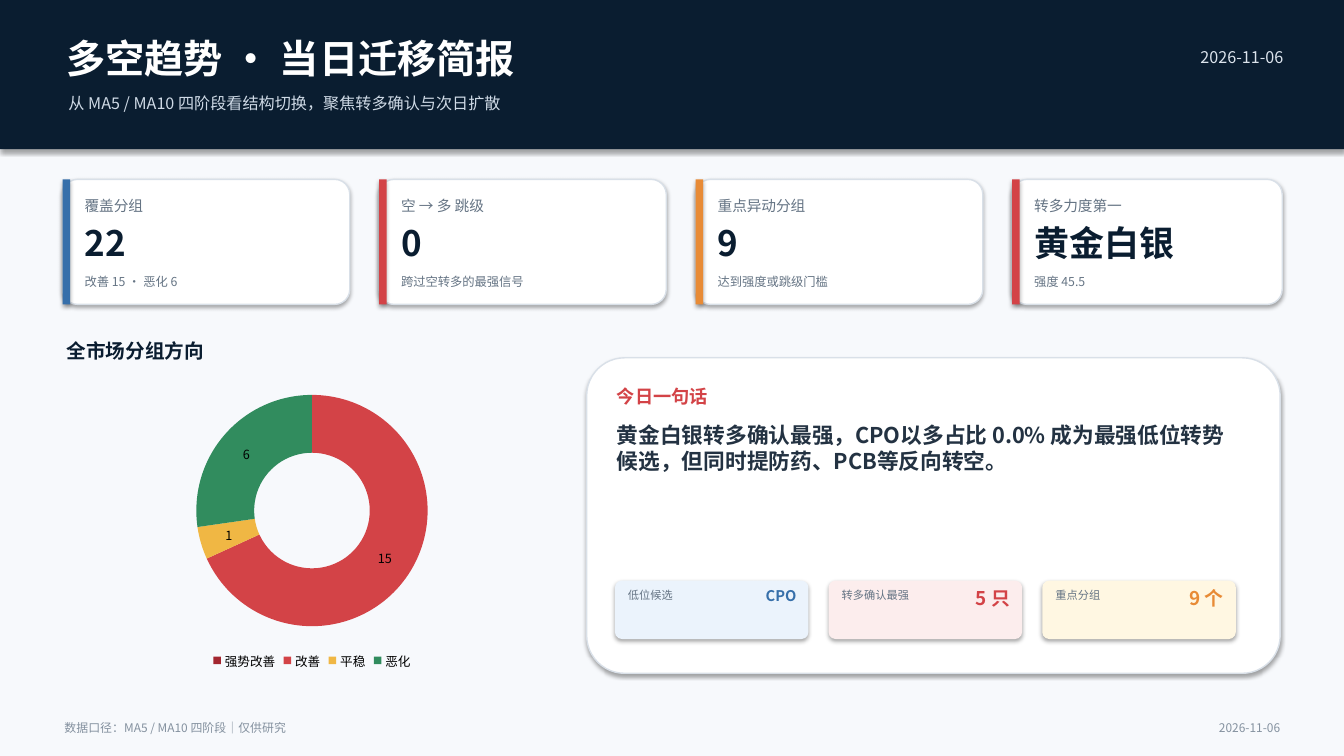
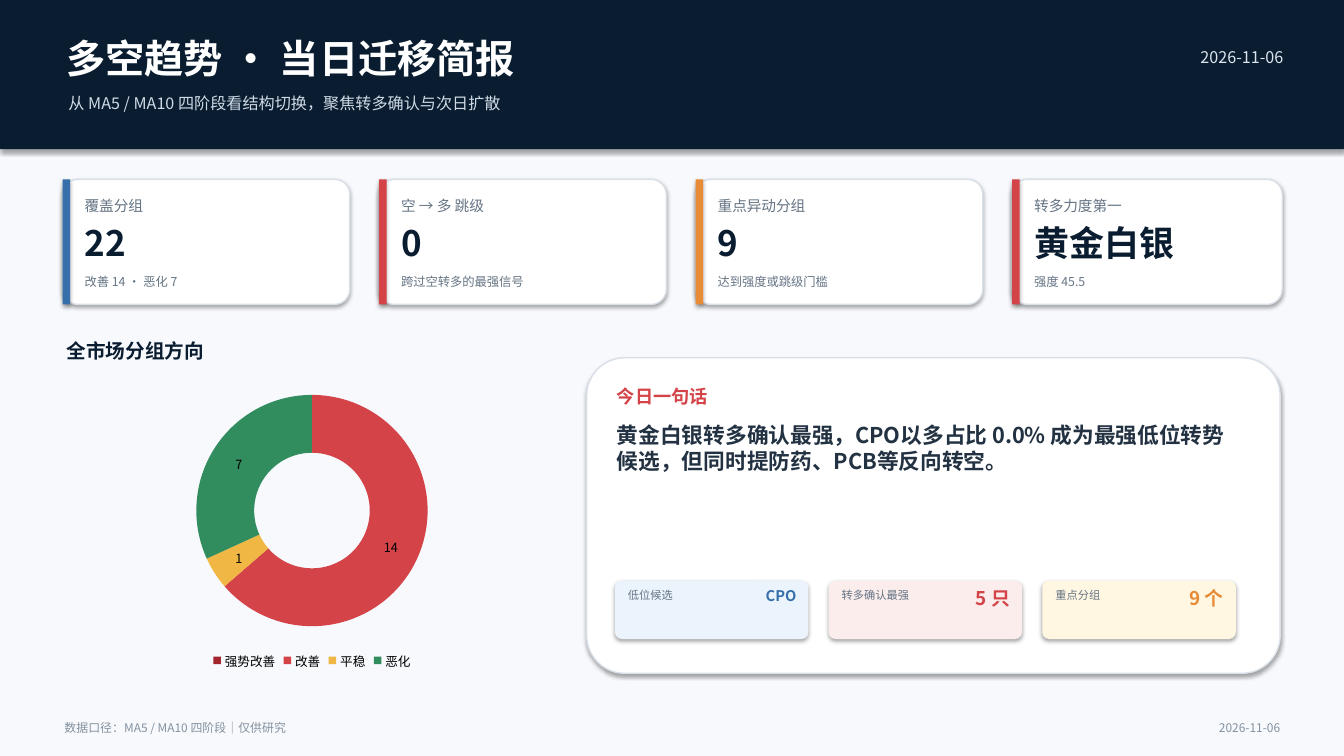
Before and after one commit to nancybhc/a-share-blast-lab, a slide deck: slide 1 of assets/多空阶段简报_2026-11-06.pptx. Drawn at 1344x756 pixels with LibreOffice and Linux fonts; fonts in the diff are those of the drawing. Boxes give left, top, right and bottom in pixels: in the first picture for what was removed or moved away, otherwise in the second. Text is boxed around its words. In the diff, an @@ line names an element or a change of style, - is before the commit and + after.

```diff
--- a/assets/多空阶段简报_2026-11-06.pptx
+++ b/assets/多空阶段简报_2026-11-06.pptx
@@ text at (x1=85, y1=276, x2=178, y2=287): text changed @@
-改善 15 · 恶化 6
+改善 14 · 恶化 7
@@ doughnut chart at (x1=73, y1=381, x2=552, y2=674) @@
@@ Series 1, 改善: 15 to 14 @@
@@ Series 1, 恶化: 6 to 7 @@
```
Also in this commit, not shown: 3 other slides changed, 8 other files.
